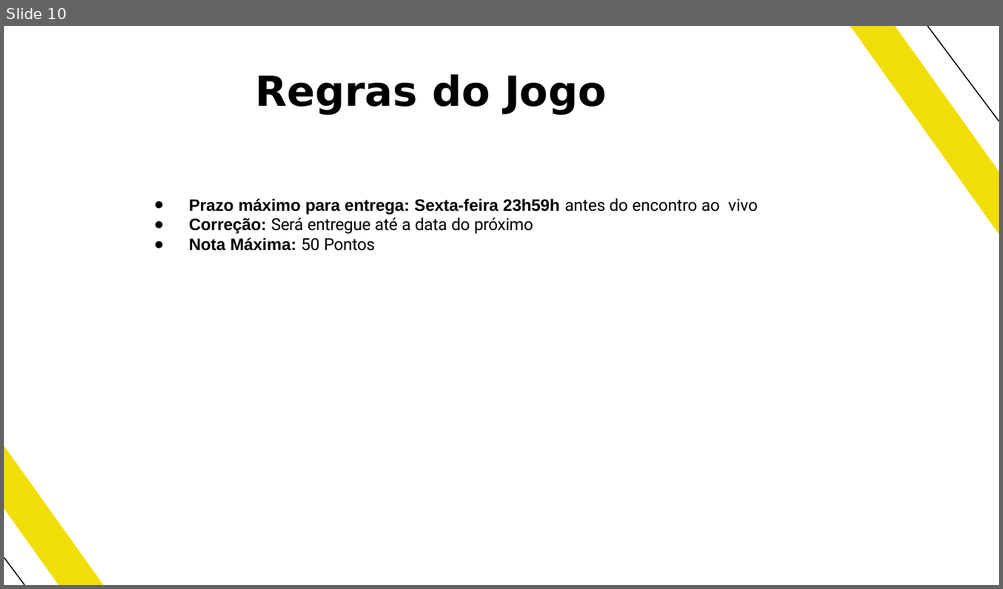
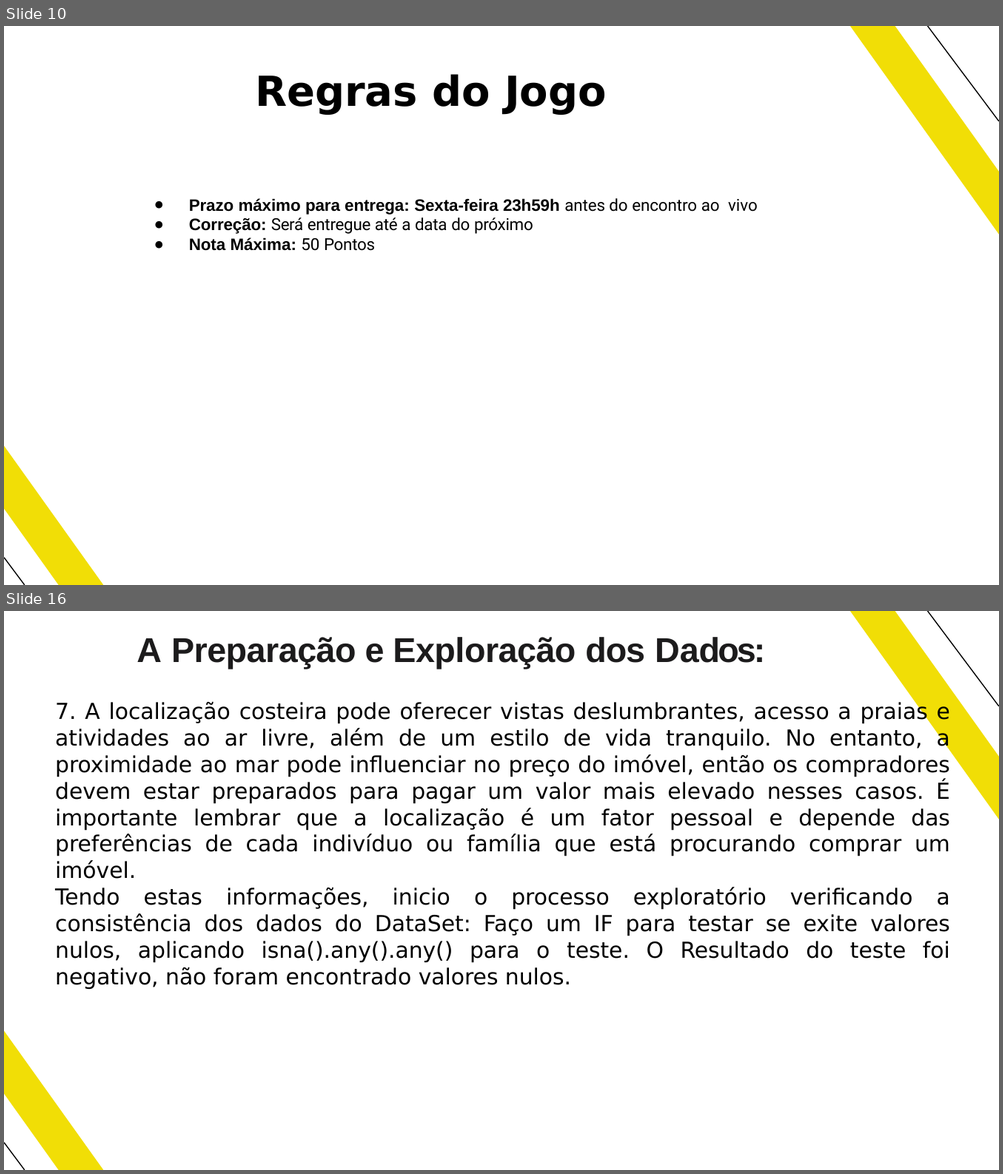
Before and after one commit to valdirdpg/curso-dnc, a slide deck: MODULO-3/MINI-PROJETO/Mini Projeto - Roof Imoveis.pptx. Shown one above the other, each under a label of ours: slide 10 before the commit, slides 10 and 16 after it; the slides between them are not shown. The pictures are 1003x589 and 1003x1174 pixels, drawn with LibreOffice and Linux fonts; fonts in the diff are those of the drawing. Boxes give left, top, right and bottom in pixels: in the first picture for what was removed or moved away, otherwise in the second. Text is boxed around its words. In the diff, an @@ line names an element or a change of style, - is before the commit and + after.

```diff
--- a/MODULO-3/MINI-PROJETO/Mini Projeto - Roof Imoveis.pptx
+++ b/MODULO-3/MINI-PROJETO/Mini Projeto - Roof Imoveis.pptx
@@ slide 16 added at box(4, 611, 999, 1170), background #FFFFFF; not listed: 4 template elements that a slide beside it also shows @@
@@ title added at box(136, 637, 765, 669), 25 pt, text #1C1B1C, bold @@
+A Preparação e Exploração dos Dados:
@@ text added at box(55, 701, 950, 989), 16 pt, text #000000 @@
+7. A localização costeira pode oferecer vistas deslumbrantes, acesso a praias e atividades ao ar livre, além de um estilo de vida tranquilo. No entanto, a proximidade ao mar pode influenciar no preço do imóvel, então os compradores devem estar preparados para pagar um valor mais elevado nesses casos. É importante lembrar que a localização é um fator pessoal e depende das preferências de cada indivíduo ou família que está procurando comprar um imóvel.
+Tendo estas informações, inicio o processo exploratório verificando a consistência dos dados do DataSet: Faço um IF para testar se exite valores nulos, aplicando isna().any().any() para o teste. O Resultado do teste foi negativo, não foram encontrado valores nulos.
```
Also in this commit, not shown: 13 other slides changed, 25 other slides added, 3 slides removed, 38 other files.
